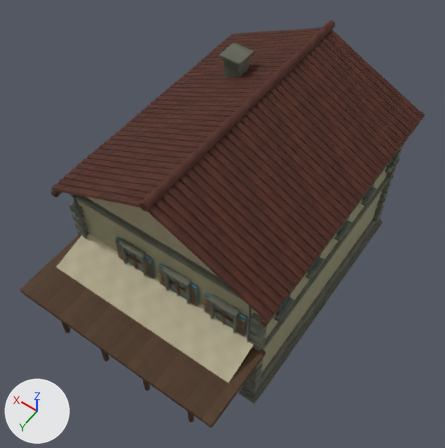
A saved change to the glTF model public/assets/models/buildings/building_merchant_b.glb.
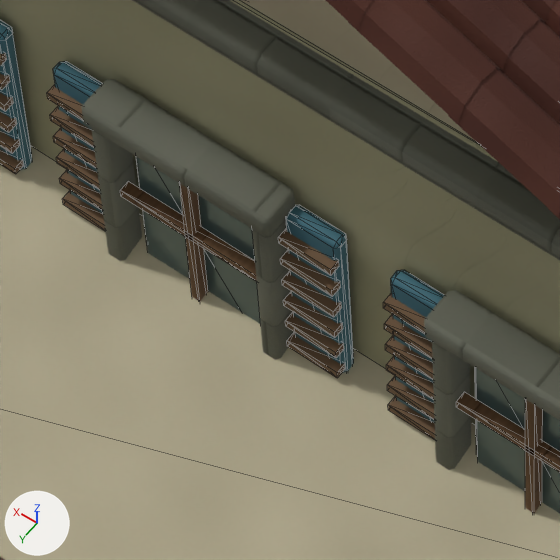
Old and new are each drawn whole from a 50 mm lens placed at (-11.0, 17.4, 29.5), pointed at (-0.1, 2.2, 5.6) and again close up on the part from 34% to 51% of the width and 57% to 74% of the height. The axes (+X, +Y, +Z) are drawn at lower left. The lights are the same throughout. The last two pictures show the newer version. The close-ups show mesh edges as thin lines. Vertices at exactly the same position are counted once.

Names of what the first close-up shows: 'individual_barrel_roof_tiles', 'mullion', 'shutter', 'shutter_louvre', 'stepped_stone_plinth', 'striped_loggia_canopy', 'stucco_volume', 'window_recess'.
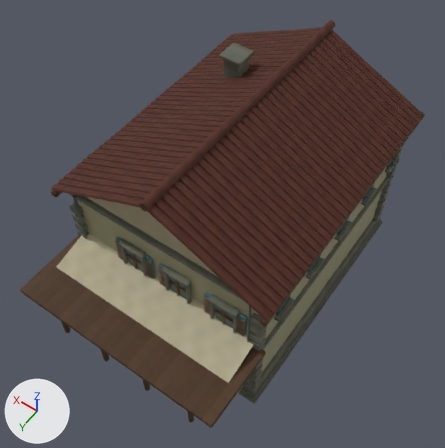
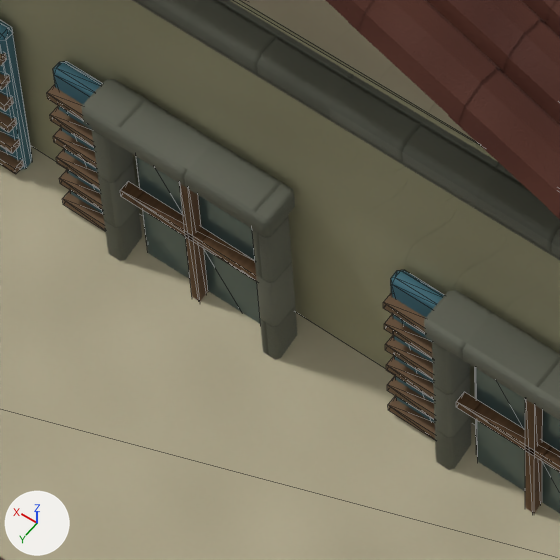
Where the change shows, as pixel boxes (x1, y1, x2, y2) in the close-ups (560 x 560 px):
```json
{"part": 1, "of": "me_cube_3286", "change": "deleted", "before": [286, 205, 354, 373], "on screen": "cyan"}
{"part": 2, "of": "me_cube_3287", "change": "deleted", "before": [278, 228, 345, 378], "on screen": "brown"}
```

The change, as JSON lines over the scene's bpy script:
```json
{"block": "me_cube_3286", "where": "# used by ob_shutter; location = (-4.27, 6.6, 2.4)"}
{"op": "remove", "block": "me_cube_3286", "code": "me_cube_3286.from_pydata(...)  # 648 vertices, 1188 faces; spans x -0.3..9.9, y -13.3..3.1, z -0.9..5.0"}
{"op": "add", "block": "me_cube_3286", "code": "me_cube_3286.from_pydata(...)  # 576 vertices, 1056 faces; spans x -0.3..9.9, y -13.3..3.1, z -0.9..5.0"}
{"block": "me_cube_3286", "change": "me_cube_3286 part 1: the loose piece of 24 vertices spanning x 2.3..2.7, y -0.1..0.1, z 2.9..4.7 is deleted"}
{"block": "me_cube_3286", "change": "other edits to the shape of me_cube_3286 do not show in these pictures"}
{"block": "me_cube_3287", "where": "# used by ob_shutter_louvre; location = (-4.27, 6.68, 1.7)"}
{"op": "remove", "block": "me_cube_3287", "code": "me_cube_3287.from_pydata(...)  # 1456 vertices, 2184 faces; spans x -0.29..9.93, y -13.24..0.94, z -0.03..5.53"}
{"op": "add", "block": "me_cube_3287", "code": "me_cube_3287.from_pydata(...)  # 1288 vertices, 1932 faces; spans x -0.29..9.93, y -13.24..0.94, z -0.03..5.53"}
{"block": "me_cube_3287", "change": "me_cube_3287 part 2: 21 loose pieces with 168 vertices, spanning x 2.31..2.69, y -13.24..0.04, z -0.03..5.53, are deleted"}
```
